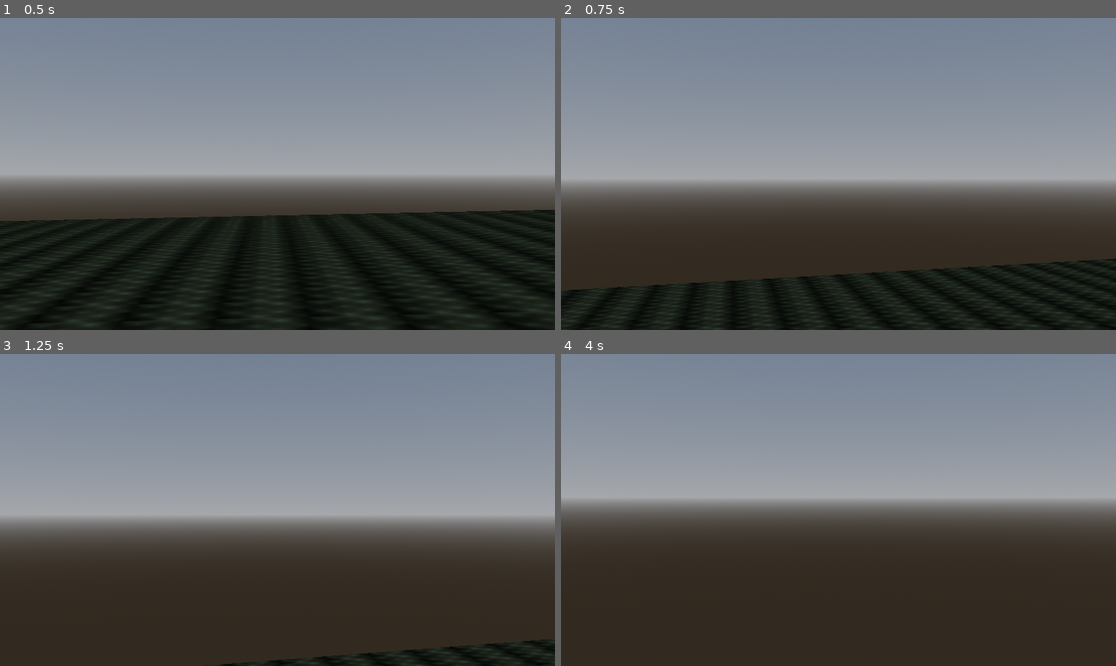
Above: before the commit, frames 1-4 (two rows, left to right).
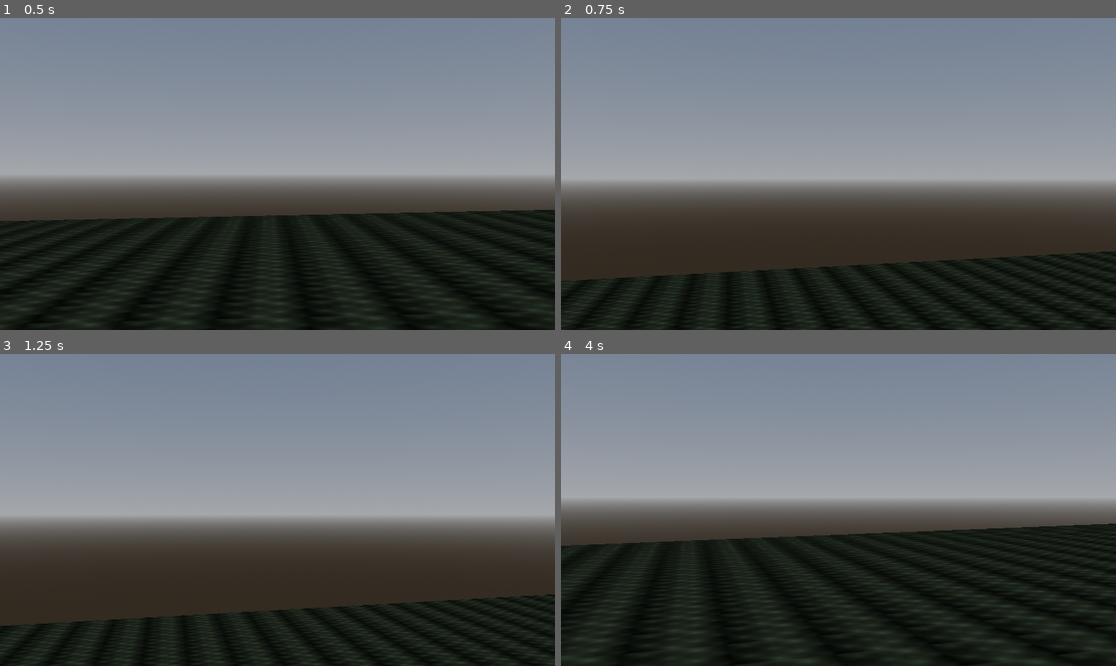
Above: after the commit, the same moments.

Repository: sof4k1n/godot_prototype
Game: Godot game, scene res://world.tscn
The game is run twice, just before and just after one commit, with the same random seed, the same clock (stepped at 60 frames per second) and the same inputs.
Inputs (mouse positions are in pixels of both pictures, inside the frame that each line leads up to):
- Up to frame 1 (0.5 s): no input
- Up to frame 2 (0.75 s): tap Enter (ui_accept) at 0.5 s; move the mouse to (866, 174) at 0.52 s; hold Up (ui_up) from 0.53 s (still down); tap A (a, bound only after the commit) at 0.6 s
- Up to frame 3 (1.25 s): keep holding Up (ui_up); tap Enter (ui_accept) at 0.77 s; tap D (d, bound only after the commit) at 0.8 s
- Up to frame 4 (4 s): keep holding Up (ui_up); move the mouse to (810, 510) at 1.27 s; tap D (d, bound only after the commit) at 1.35, 3.8 s; tap Enter (ui_accept) at 1.52, 2.75, 3.02, 3.77 s; tap S (s, bound only after the commit) at 1.55, 2.1 s; move the mouse to (849, 503) at 2.02 s; tap W (w, bound only after the commit) at 2.3, 2.85 s; move the mouse to (832, 516) at 2.77 s; tap A (a, bound only after the commit) at 3.05, 3.6 s; move the mouse to (877, 513) at 3.52 s

Frame 1 is identical in both runs. In frame 2, 2.7% of the frame differs, in the area x 0-100%, y 74-100%; in frame 3, 11%; in frame 4, 32%, in the area x 0-100%, y 54-100%.

Commit message:
Перенос управления на WASD

Diff:
--- a/player.gd
+++ b/player.gd
@@ -8,8 +8,6 @@
 const MOUSE_SENSITIVITY = 0.003
 var has_double_jamped = false
 var gravity = ProjectSettings.get_setting('physics/3d/default_gravity')
-
-@onready var spring_arm = $SpringArm3D
 
 func _ready() -> void:
 	Input.mouse_mode = Input.MOUSE_MODE_CAPTURED
@@ -31,7 +29,7 @@
 
 	# Get the input direction and handle the movement/deceleration.
 	# As good practice, you should replace UI actions with custom gameplay actions.
-	var input_dir := Input.get_vector("ui_left", "ui_right", "ui_up", "ui_down")
+	var input_dir := Input.get_vector("a", "d", "w", "s")
 	var direction := (transform.basis * Vector3(input_dir.x, 0, input_dir.y)).normalized()
 	if direction:
 		velocity.x = direction.x * SPEED
--- a/project.godot
+++ b/project.godot
@@ -15,6 +15,29 @@
 config/features=PackedStringArray("4.6", "GL Compatibility")
 config/icon="res://icon.svg"
 
+[input]
+
+a={
+"deadzone": 0.5,
+"events": [Object(InputEventKey,"resource_local_to_scene":false,"resource_name":"","device":0,"window_id":0,"alt_pressed":false,"shift_pressed":false,"ctrl_pressed":false,"meta_pressed":false,"pressed":false,"keycode":0,"physical_keycode":65,"key_label":0,"unicode":0,"location":0,"echo":false,"script":null)
+]
+}
+w={
+"deadzone": 0.5,
+"events": [Object(InputEventKey,"resource_local_to_scene":false,"resource_name":"","device":-1,"window_id":0,"alt_pressed":false,"shift_pressed":false,"ctrl_pressed":false,"meta_pressed":false,"pressed":false,"keycode":0,"physical_keycode":87,"key_label":0,"unicode":1094,"location":0,"echo":false,"script":null)
+]
+}
+d={
+"deadzone": 0.5,
+"events": [Object(InputEventKey,"resource_local_to_scene":false,"resource_name":"","device":-1,"window_id":0,"alt_pressed":false,"shift_pressed":false,"ctrl_pressed":false,"meta_pressed":false,"pressed":false,"keycode":0,"physical_keycode":68,"key_label":0,"unicode":1074,"location":0,"echo":false,"script":null)
+]
+}
+s={
+"deadzone": 0.5,
+"events": [Object(InputEventKey,"resource_local_to_scene":false,"resource_name":"","device":-1,"window_id":0,"alt_pressed":false,"shift_pressed":false,"ctrl_pressed":false,"meta_pressed":false,"pressed":false,"keycode":0,"physical_keycode":83,"key_label":0,"unicode":1099,"location":0,"echo":false,"script":null)
+]
+}
+
 [physics]
 
 3d/physics_engine="Jolt Physics"
